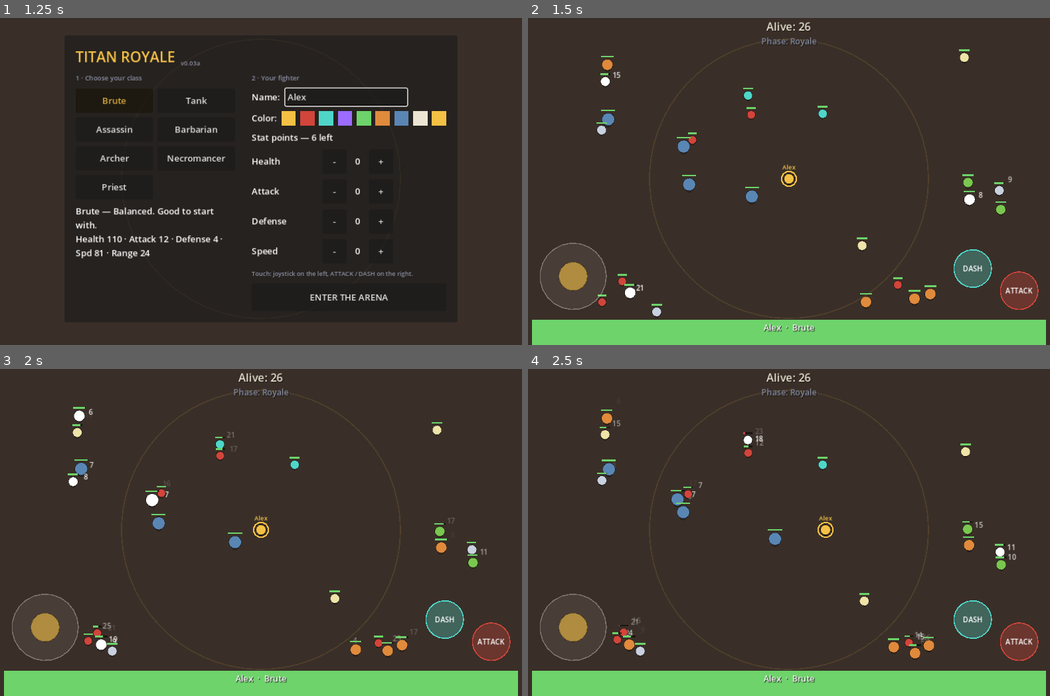
Above: before the commit, frames 1-4 (two rows, left to right).
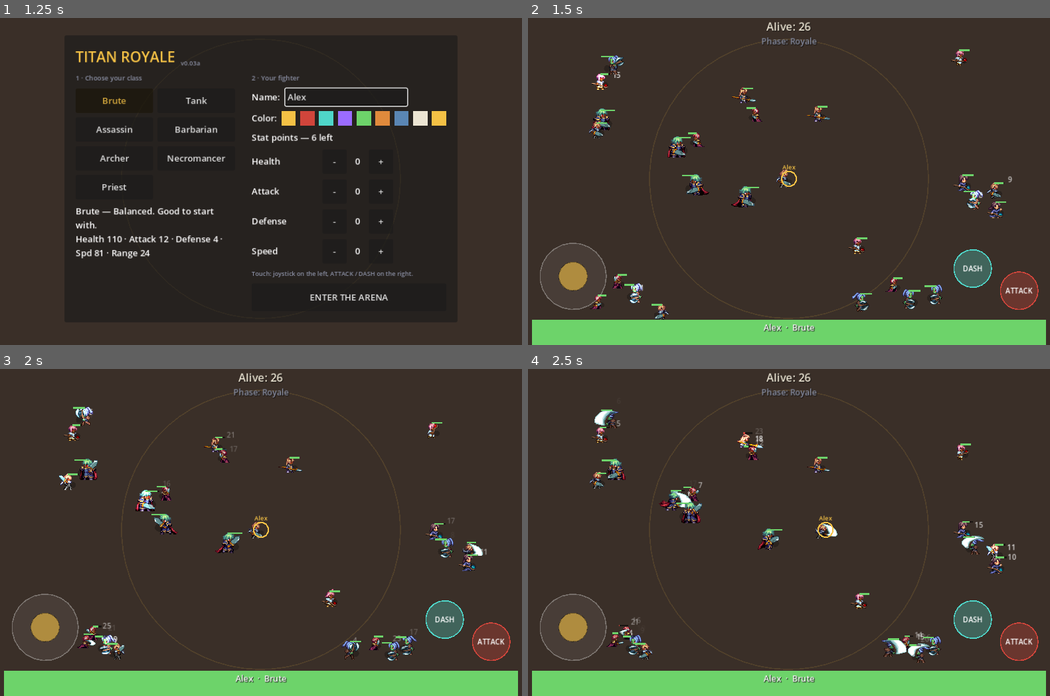
Above: after the commit, the same moments.

Repository: ruicasaisalves/titan-royale
Game: Godot game, scene res://scenes/Main.tscn
Same seed, same stepped clock (60 frames per second), same inputs: the game is played once before the commit and once after it.
Inputs (mouse positions are in pixels of both pictures, inside the frame that each line leads up to):
- Up to frame 1 (1.25 s): click (344, 96) at 0.52 s; type "Alex" at 0.6 s
- Up to frame 2 (1.5 s): click "ENTER THE ARENA" at 1.25 s
- Up to frame 3 (2 s): no input
- Up to frame 4 (2.5 s): move the mouse to (903, 512) at 2.02 s; hold D from 2.03 s (still down); hold Shift from 2.03 s (still down); click (903, 512) at 2.17 s; tap Space at 2.27 s

Frame 1 is identical in both runs. In frame 2, 3.0% of the frame differs, in the area x 11-92%, y 9-93%; in frame 3, 3.0%; in frame 4, 3.0%.

Commit message:
Render fighters with Heroes99 pixel-art sprites
Replace the placeholder circles with per-class animated sprites composed
from the purchased Heroes99 pack. Each class (and zombies) gets an
800x680 sheet in assets/fighters/ built by tools/compose_fighters.py by
stacking skin/face/hair/cloth/weapon layers; the pack itself is not
committed.

Fighter now builds an AnimatedSprite2D in code from the sheet (8x17 grid,
100x40 cells), slicing idle/run/attack/cast/dash/die and caching one
SpriteFrames per class. Animation is driven by fighter state: Arena sets
moving/facing in _apply_movement and calls play_attack() when a hit
fires; the sprite flips by facing, scales by size (titans scale up),
tints zombies green and flashes white on hit. _draw() keeps only the
shadow, auras, HP bar and player name over the sprite; the circle body
remains as a fallback when a sheet is missing.

Co-Authored-By: Claude Opus 4.8 <noreply@anthropic.com>
Claude-Session: https://claude.ai/code/session_01C8M7UENX3dzYfcT4jyVMtX

Diff:
--- a/scripts/Arena.gd
+++ b/scripts/Arena.gd
@@ -176,6 +176,7 @@
 		if intents[f].attack and f.cd_timer <= 0.0:
 			f.cd_timer = f.cd
 			_do_attack(f)
+			f.play_attack()
 	# regen + timers + redesenho
 	for f in fighters:
 		if not f.alive:
@@ -200,6 +201,10 @@
 		f.dash_timer = 0.16
 	var boost: float = 3.2 if f.dash_timer > 0.0 else 1.0
 	f.position += it.move * f.speed * boost * delta
+	# estado para a animação (direção e se está a mover-se)
+	f.moving = it.move.length() > 0.01
+	if absf(it.move.x) > 0.05:
+		f.facing = 1 if it.move.x > 0.0 else -1
 	if f.dash_timer > 0.0:
 		f.dash_timer -= delta
 	if f.dash_cd > 0.0:
--- a/scripts/Fighter.gd
+++ b/scripts/Fighter.gd
@@ -10,6 +10,10 @@
 var controller: Controller = null
 var color: Color = Color.WHITE
 var display_name: String = ""
+
+# direção/estado usados pela animação (a Arena preenche-os no tick)
+var facing: int = 1            # 1 = direita, -1 = esquerda
+var moving: bool = false
 
 var max_hp: float = 100.0
 var hp: float = 100.0
@@ -45,6 +49,98 @@
 
 var flash: float = 0.0
 
+# ---------- animação (sprites do pack Heroes99) ----------
+# Folha por classe em res://assets/fighters/<cls>.png, grelha 8x17 (célula 100x40).
+# Cada animação: [linha, coluna_inicial, n_frames, fps, loop].
+const SHEET_DIR := "res://assets/fighters/"
+const CELL_W := 100
+const CELL_H := 40
+const ART_H := 26.0            # altura aproximada da figura dentro da célula
+const CHAR_H_MULT := 3.2       # altura da figura no ecrã ≈ size * este fator
+const ANIMS := {
+	"idle":   [0, 0, 6, 8.0, true],
+	"run":    [2, 0, 8, 12.0, true],
+	"attack": [5, 0, 6, 14.0, false],
+	"cast":   [10, 0, 5, 12.0, false],
+	"dash":   [14, 0, 8, 16.0, true],
+	"die":    [13, 0, 5, 10.0, false],
+}
+# SpriteFrames partilhado por classe (construído uma vez, reutilizado por todos).
+static var _frames_cache: Dictionary = {}
+var _sprite: AnimatedSprite2D = null
+var _attack_name: String = "attack"
+var _attack_t: float = 0.0
+
+func _ready() -> void:
+	var frames := _get_frames(cls)
+	if frames == null:
+		return
+	_sprite = AnimatedSprite2D.new()
+	_sprite.sprite_frames = frames
+	_sprite.show_behind_parent = true   # corpo por baixo do _draw (barra de vida, aros)
+	_sprite.centered = true
+	_sprite.texture_filter = CanvasItem.TEXTURE_FILTER_NEAREST  # pixel art nítida
+	add_child(_sprite)
+	# magos brandem cajado (animação de "casting"); os restantes golpeiam
+	_attack_name = "cast" if cls in ["Necromante", "Sacerdote"] else "attack"
+	_sprite.play("idle")
+
+func _process(delta: float) -> void:
+	if _sprite == null:
+		return
+	# escala acompanha o size (os titãs crescem ×10)
+	var k: float = size * CHAR_H_MULT / ART_H
+	_sprite.scale = Vector2(k, k)
+	_sprite.flip_h = facing < 0
+	# tint: esverdeado para zombies, clarão branco ao levar dano
+	var mod: Color = Color(0.55, 0.85, 0.45) if is_zombie else Color.WHITE
+	if flash > 0.0:
+		mod = Color(1.7, 1.7, 1.7)
+	_sprite.modulate = mod
+	# escolha da animação: ataque > dash > correr > parado
+	if _attack_t > 0.0:
+		_attack_t -= delta
+	elif dash_timer > 0.0:
+		if _sprite.animation != "dash":
+			_sprite.play("dash")
+	else:
+		var want: String = "run" if moving else "idle"
+		if _sprite.animation != want:
+			_sprite.play(want)
+
+# Chamado pela Arena quando o lutador desfere um ataque.
+func play_attack() -> void:
+	if _sprite == null:
+		return
+	var d: Array = ANIMS[_attack_name]
+	_attack_t = float(d[2]) / float(d[3])
+	_sprite.play(_attack_name)
+
+func _get_frames(key: String) -> SpriteFrames:
+	if key == "":
+		return null
+	if _frames_cache.has(key):
+		return _frames_cache[key]
+	var path: String = SHEET_DIR + key + ".png"
+	if not ResourceLoader.exists(path):
+		_frames_cache[key] = null
+		return null
+	var tex: Texture2D = load(path)
+	var sf := SpriteFrames.new()
+	sf.remove_animation("default")
+	for name in ANIMS:
+		var d: Array = ANIMS[name]
+		sf.add_animation(name)
+		sf.set_animation_speed(name, d[3])
+		sf.set_animation_loop(name, d[4])
+		for i in range(d[2]):
+			var at := AtlasTexture.new()
+			at.atlas = tex
+			at.region = Rect2((d[1] + i) * CELL_W, d[0] * CELL_H, CELL_W, CELL_H)
+			sf.add_frame(name, at)
+	_frames_cache[key] = sf
+	return sf
+
 func atk_mult() -> float:
 	var s: float = 0.0
 	for w in weapons:
@@ -74,9 +170,10 @@
 		draw_arc(Vector2.ZERO, s * 1.25, 0, TAU, 12, Color(0.48, 0.78, 0.31, 0.5), 1.5)
 	if is_player():
 		draw_arc(Vector2.ZERO, s * 1.5, 0, TAU, 16, Color("f4c145"), 2.5)
-	# corpo
-	draw_circle(Vector2.ZERO, s, Color.WHITE if flash > 0.0 else color)
-	draw_arc(Vector2.ZERO, s, 0, TAU, 14, Color(0, 0, 0, 0.5), 1.2)
+	# corpo: só quando não há sprite (fallback sem os assets)
+	if _sprite == null:
+		draw_circle(Vector2.ZERO, s, Color.WHITE if flash > 0.0 else color)
+		draw_arc(Vector2.ZERO, s, 0, TAU, 14, Color(0, 0, 0, 0.5), 1.2)
 	# barra de vida por cima (só nos que não são o jogador — esse vê no HUD)
 	if not is_player():
 		var bw: float = max(s * 2.2, 16.0)
Binary file added: assets/fighters/Arqueiro.png
Not shown, added: assets/fighters/Arqueiro.png.import
Binary file added: assets/fighters/Assassino.png
Not shown, added: assets/fighters/Assassino.png.import
Binary file added: assets/fighters/Barbaro.png
Not shown, added: assets/fighters/Barbaro.png.import
Binary file added: assets/fighters/Bruto.png
Not shown, added: assets/fighters/Bruto.png.import
Binary file added: assets/fighters/Necromante.png
Not shown, added: assets/fighters/Necromante.png.import
Binary file added: assets/fighters/Sacerdote.png
Not shown, added: assets/fighters/Sacerdote.png.import
(and 6 more such lines)
